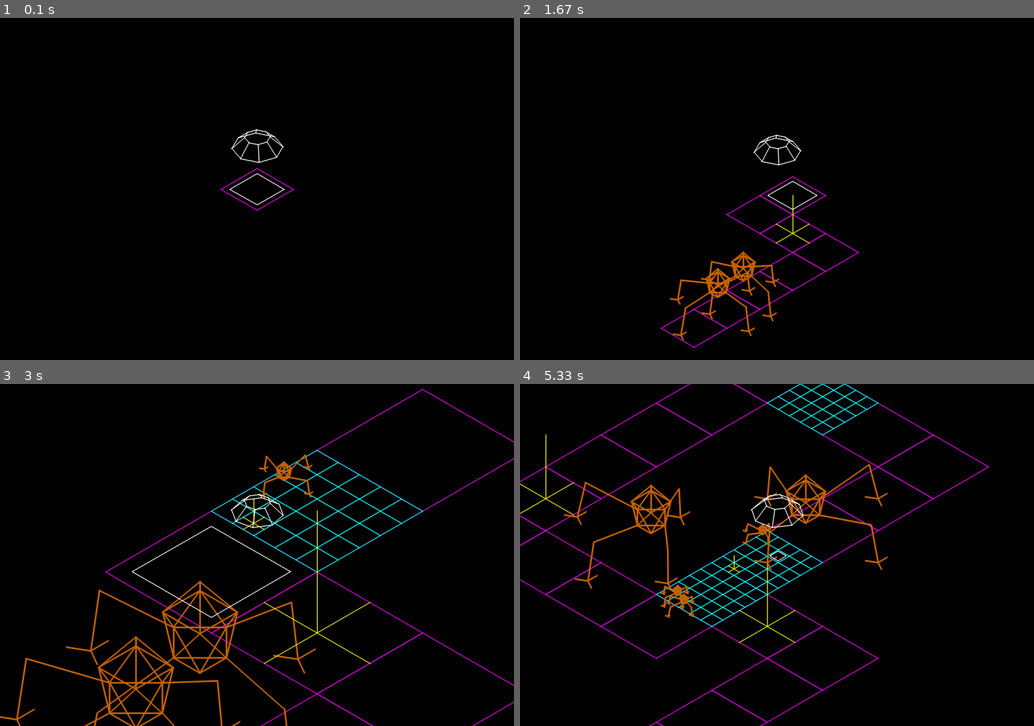
Above: before the commit, frames 1-4 (two rows, left to right).
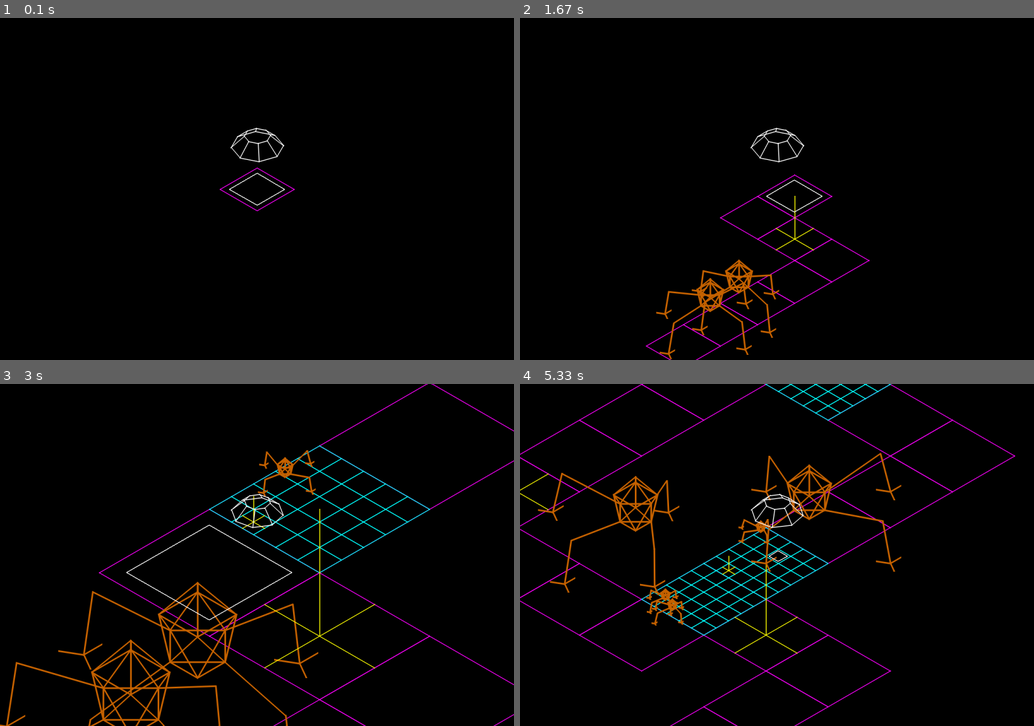
Above: after the commit, the same moments.

Repository: MathewKJ2048/pygame-jam-spring-2025
Game: pygame game, started from src/main.py
Two runs of this game, one before a commit and one after it. Both use one fixed random seed, a clock stepped at 60 frames per second and the inputs below.
Inputs:
- Up to frame 1 (0.1 s): no input
- Up to frame 2 (1.67 s): tap B at 0.33, 0.82 s; hold Right 0.67-1.13 s; hold Up 1.17-1.47 s; tap E at 1.32 s; hold Right from 1.5 s (still down); tap S at 1.65 s
- Up to frame 3 (3 s): release Right at 1.97 s; hold Left 2-2.53 s; tap B at 2.15 s; hold Down 2.57-2.87 s; tap E at 2.72 s; hold Left from 2.9 s (still down)
- Up to frame 4 (5.33 s): tap S at 3.05, 4.55 s; release Left at 3.3 s; hold Up 3.33-3.7 s; tap B at 3.48, 4.95 s; hold Right 3.73-4.37 s; tap E at 3.88 s; hold Down 4.4-4.77 s; hold Left 4.8-5.27 s; hold Right from 5.3 s (still down)

The runs differ from the first frame. In frame 1, 0.6% of the frame differs, in the area x 42-58%, y 32-57%; in frame 2, 3.7%; in frame 3, 10%; in frame 4, 11%, in the area x 0-97%, y 0-100%.

Commit message:
refactored placedobjectsize

Diff:
--- a/src/game.py
+++ b/src/game.py
@@ -33,7 +33,7 @@
 			if type(o)==Bug:
 				o.set_parent(self.get_current_space(o))
 
-		target = self.builder.level-1
+		target = self.builder.level
 		self.camera_level = lerp_approach(self.camera_level,target,abs(self.camera_level-target),dt)
 		self.camera = self.builder.r.copy()
 
--- a/src/object.py
+++ b/src/object.py
@@ -21,8 +21,13 @@
 		return 2
 
 class PlacedObject(GameObject):
-	def size(self):
-		return SUBDIVISION**(min(-self.level+1,0))
+	def set_parent(self,parent):
+		if parent:
+			self.parent = parent
+			self.level = parent.level
+		else:
+			self.parent = None
+			self.level = 0
 
 class Port:
 	def __init__(self,parent,r):
--- a/src/render.py
+++ b/src/render.py
@@ -78,7 +78,7 @@
 
 def render_builder(surface,b,game):
 	temp = game.builder.level
-	game.builder.level = game.camera_level+1
+	game.builder.level = game.camera_level
 	render_object(surface, game.builder, game)
 	game.builder.level = temp
 
